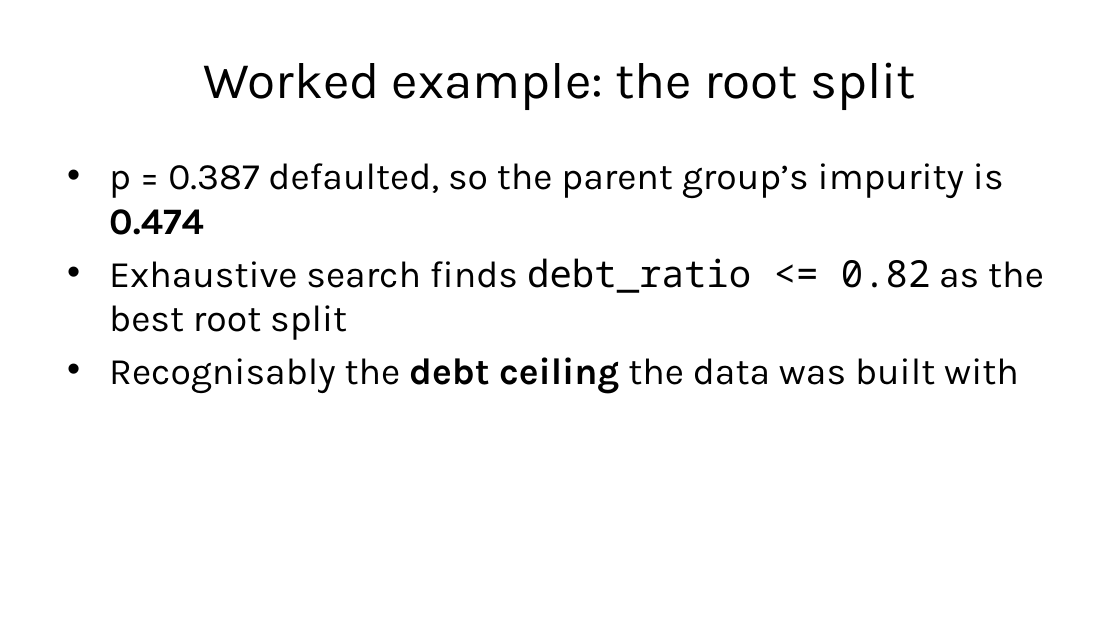
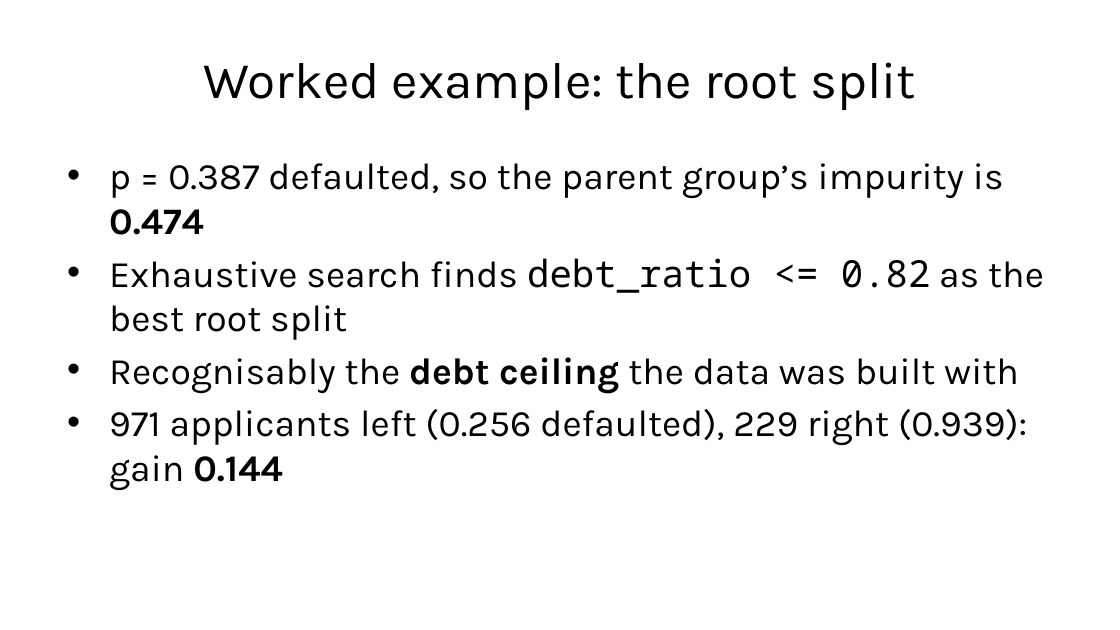
Before and after one commit to fabioantonini/technologies-for-artificial-intelligence, a slide deck: slide 14 of Lessons/07_trees_and_ensembles/Slides/trees_and_ensembles_slides.pptx. Drawn at 1120x630 pixels with LibreOffice and Linux fonts; fonts in the diff are those of the drawing; background and template pictures are left out. Boxes give left, top, right and bottom in pixels: in the first picture for what was removed or moved away, otherwise in the second. Text is boxed around its words. In the diff, an @@ line names an element or a change of style, - is before the commit and + after.

```diff
--- a/Lessons/07_trees_and_ensembles/Slides/trees_and_ensembles_slides.pptx
+++ b/Lessons/07_trees_and_ensembles/Slides/trees_and_ensembles_slides.pptx
@@ text at (x1=109, y1=409, x2=1027, y2=491): paragraph added @@
+• 971 applicants left (0.256 defaulted), 229 right (0.939): gain 0.144
```
Also in this commit, not shown: 3 other slides changed, 3 slides added, 13 other files.
